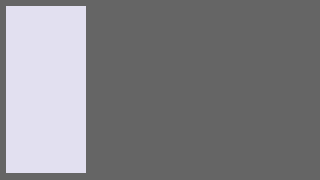
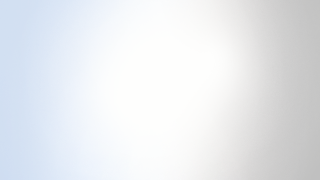
Revision of a layered 320 × 180 image; what changed, layer by layer:
painted on "Layer 3" over [0, 0, 320, 180]
hid "Layer 2" over [0, 0, 320, 180]
